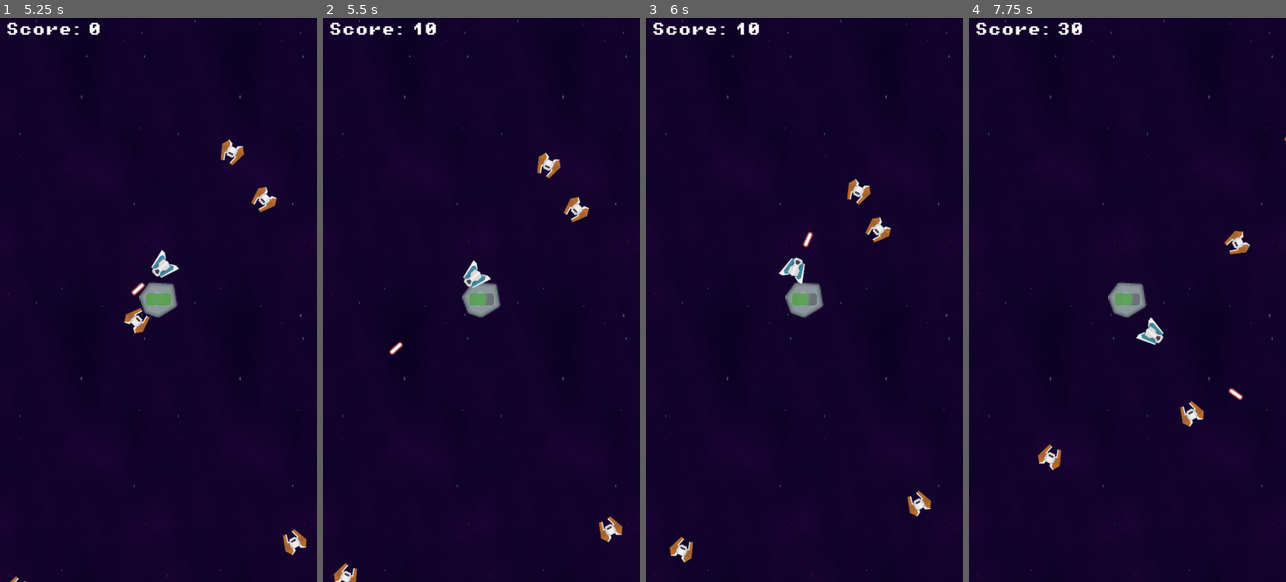
Above: before the commit, frames 1-4 (left to right).
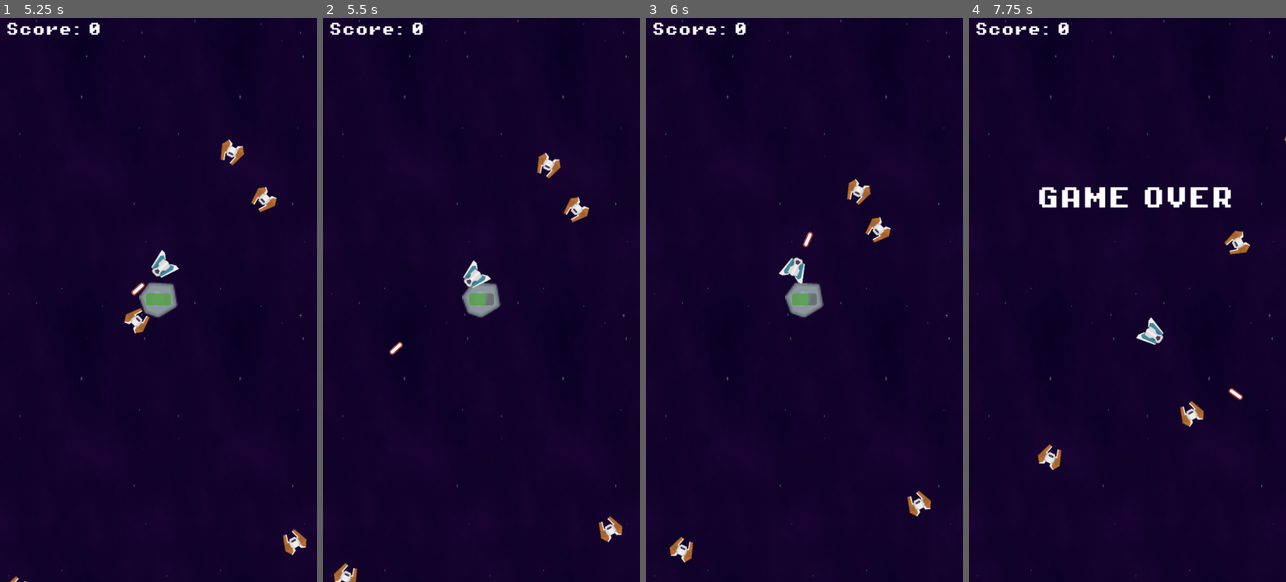
Above: after the commit, the same moments.

Repository: johnwarrenn/2D-Project-Start
Game: Godot game, scene res://main.tscn
Two runs of this game, one before a commit and one after it. Both use one fixed random seed, a clock stepped at 60 frames per second and the inputs below.
Inputs (mouse positions are in pixels of both pictures, inside the frame that each line leads up to):
- Up to frame 1 (5.25 s): tap Enter (ui_accept) at 0.5, 0.77, 1.52, 3.02, 3.77, 4.52 s; move the mouse to (142, 412) at 0.52 s; click (142, 412) at 0.6 s; move the mouse to (253, 384) at 1.27 s; click (253, 384) at 1.35 s; move the mouse to (63, 215) at 2.02 s; click (63, 215) at 2.1 s; move the mouse to (174, 300) at 2.77 s; click (174, 300) at 2.85 s; move the mouse to (110, 159) at 3.52 s; click (110, 159) at 3.6 s; move the mouse to (228, 271) at 4.27 s; click (228, 271) at 4.35 s; move the mouse to (95, 328) at 5.02 s; click (95, 328) at 5.1 s
- Up to frame 2 (5.5 s): no input
- Up to frame 3 (6 s): move the mouse to (836, 175) at 5.77 s; click (836, 175) at 5.85 s
- Up to frame 4 (7.75 s): tap Enter (ui_accept) at 6.02, 6.77, 7.52 s; move the mouse to (1111, 412) at 6.52 s; click (1111, 412) at 6.6 s; move the mouse to (1222, 384) at 7.27 s; click (1222, 384) at 7.35 s

Frame 1 is identical in both runs. In frame 2, 0.1% of the frame differs, in the area x 28-36%, y 0-4%; in frame 3, 0.1%; in frame 4, 1.9%, in the area x 22-83%, y 0-54%.

Commit message:
extra mechanics revised

Diff:
--- a/Enemy.gd
+++ b/Enemy.gd
@@ -9,6 +9,10 @@
 	self.rotation = direction.angle() + PI / 2
 
 func _on_area_entered(area):
-	self.queue_free()
-
-	Gamestate.increase_score(10)
+	if area.is_in_group("asteroid"):
+		self.queue_free()
+	elif area.is_in_group("enemy"):
+		pass
+	else:
+		self.queue_free()
+		Gamestate.increase_score(10)
